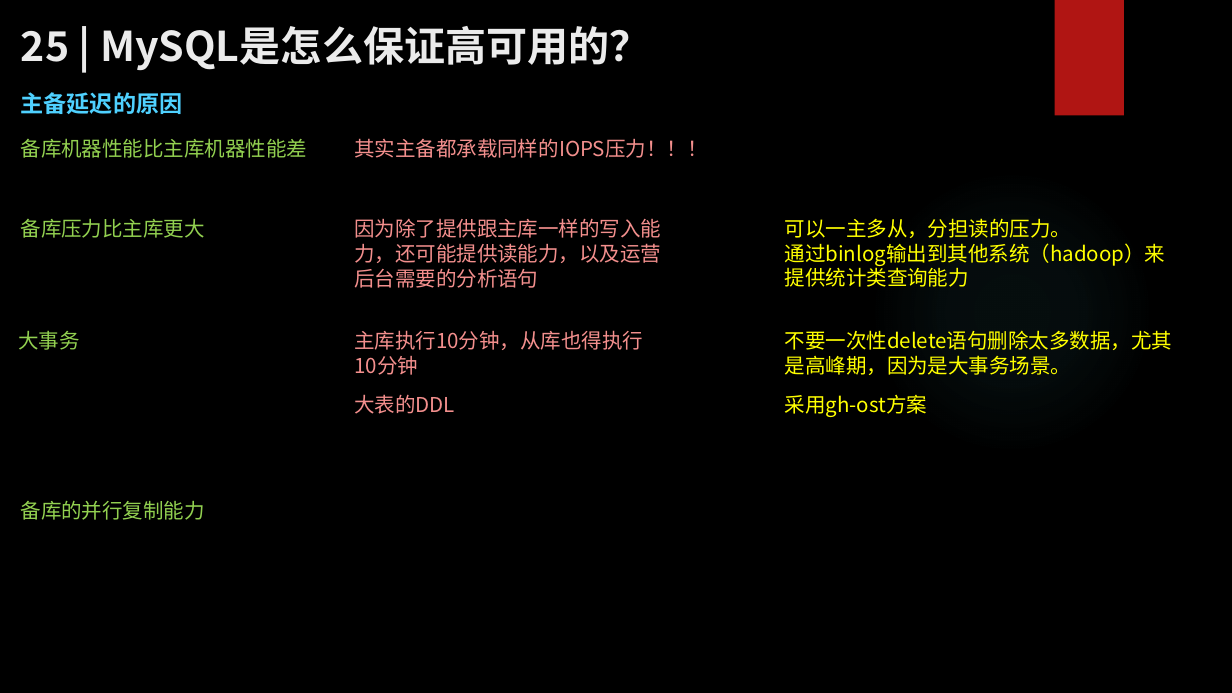
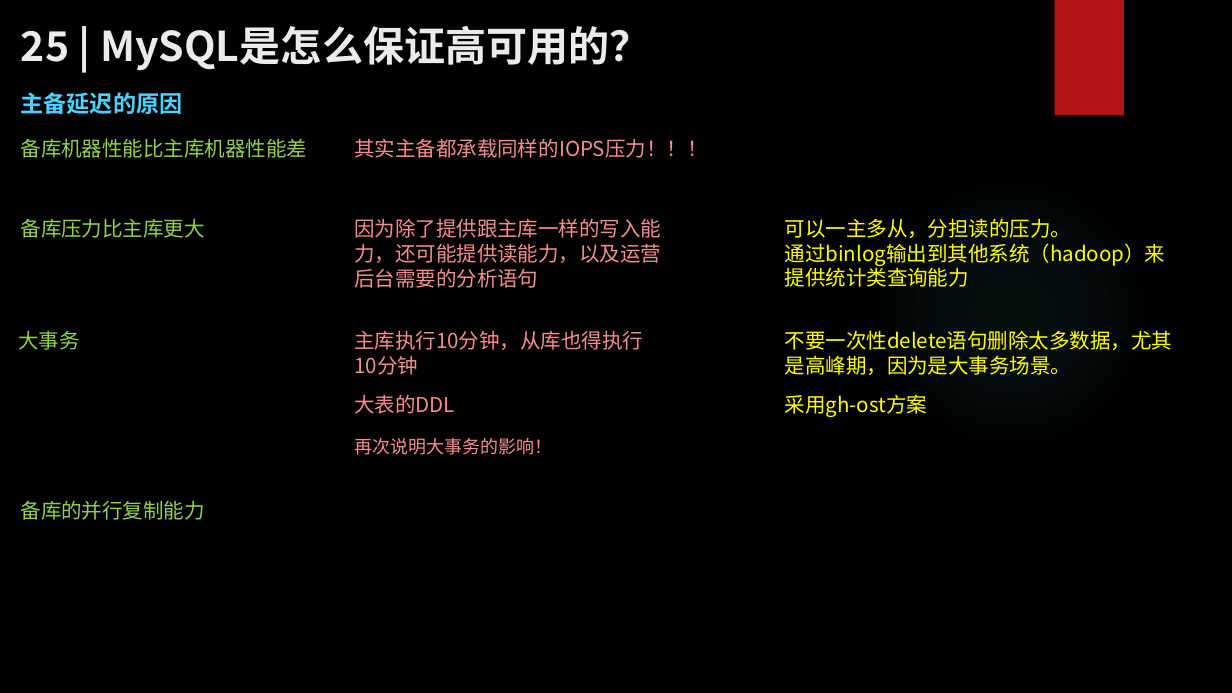
Before and after one commit to zhangkekf/reading-notes, a slide deck: slide 3 of MySQL实战/25MySQL是怎么保证高可用的？.pptx. Drawn at 1232x693 pixels with LibreOffice and Linux fonts; fonts in the diff are those of the drawing; background and template pictures are left out. Boxes give left, top, right and bottom in pixels: in the first picture for what was removed or moved away, otherwise in the second. Text is boxed around its words. In the diff, an @@ line names an element or a change of style, - is before the commit and + after.

```diff
--- a/MySQL实战/25MySQL是怎么保证高可用的？.pptx
+++ b/MySQL实战/25MySQL是怎么保证高可用的？.pptx
@@ text added at (354, 438, 552, 455), 14 pt, text #F38F8D @@
+再次说明大事务的影响！
```
Also in this commit, not shown: 2 other files.
